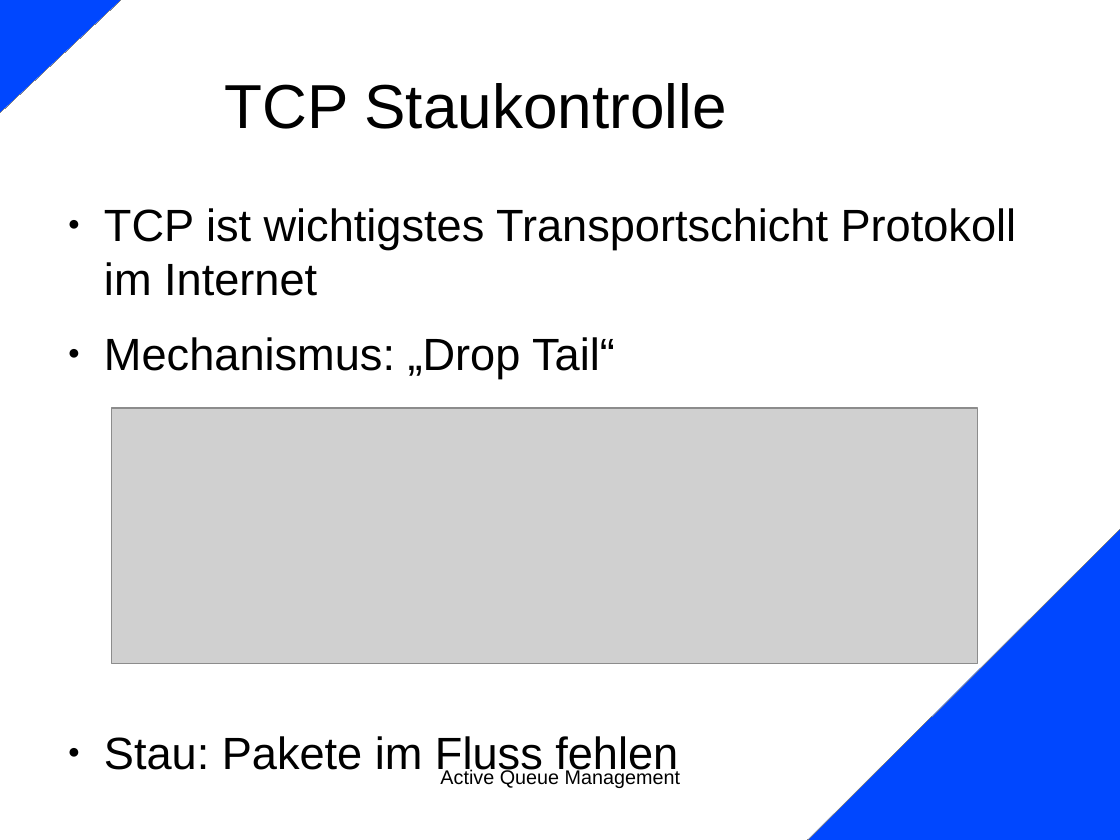
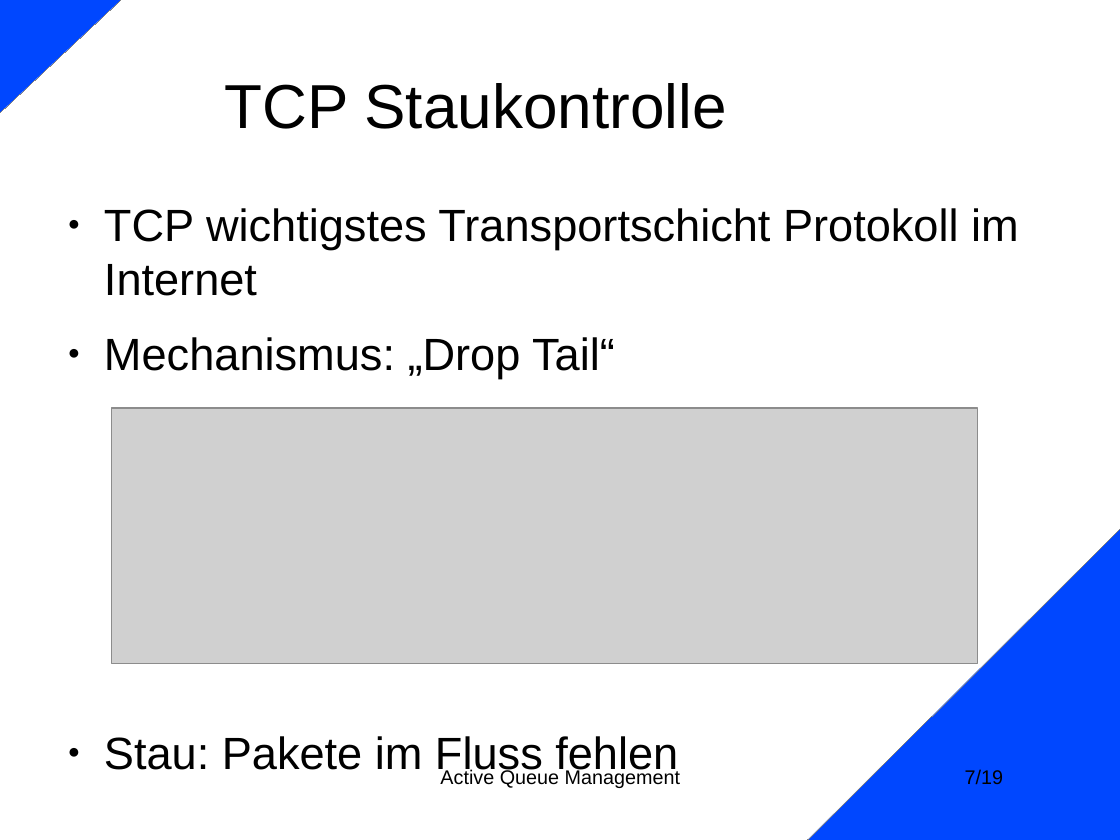
Before and after one commit to mullahaljaid/seminar_ss_14, a slide deck: slide 7 of Vortrag/AQM_Teil1.odp (slide 17 before the commit). Drawn at 1120x840 pixels with LibreOffice and Linux fonts; fonts in the diff are those of the drawing; grey boxes stand for pictures; background and template pictures are left out. Boxes give left, top, right and bottom in pixels: in the first picture for what was removed or moved away, otherwise in the second. Text is boxed around its words. In the diff, an @@ line names an element or a change of style, - is before the commit and + after.

```diff
--- a/Vortrag/AQM_Teil1.odp
+++ b/Vortrag/AQM_Teil1.odp
@@ text at bbox=[104, 208, 1019, 296]: text changed @@
-● TCP ist wichtigstes Transportschicht Protokoll im Internet
+● TCP wichtigstes Transportschicht Protokoll im Internet
@@ page number added at bbox=[965, 769, 1003, 785], 14 pt, text #000000 @@
+7/19
```
Also in this commit, not shown: 17 other slides changed, 38 slides removed, 1 other file.
